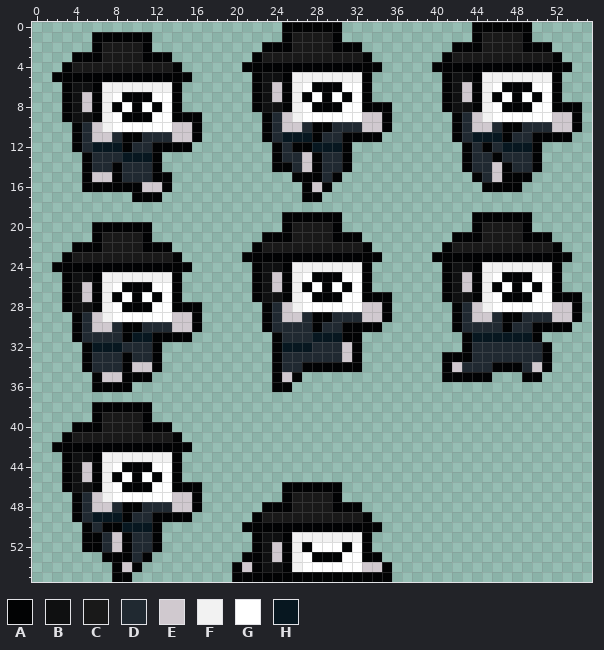
File history of a pixel-art sprite, Assets/dot art/사신.png. The first picture shows the starting point.
The file is 56x56 pixels. Pixels under 10% opacity are left out. Colours within 5 levels of each other are drawn and written as one.
Palette (. is transparent): A #020304  B #0f1011  C #191919  D #202931  E #d0c9cf  F #f2f2f2  G #ffffff  H #071720
The same view after the edit:
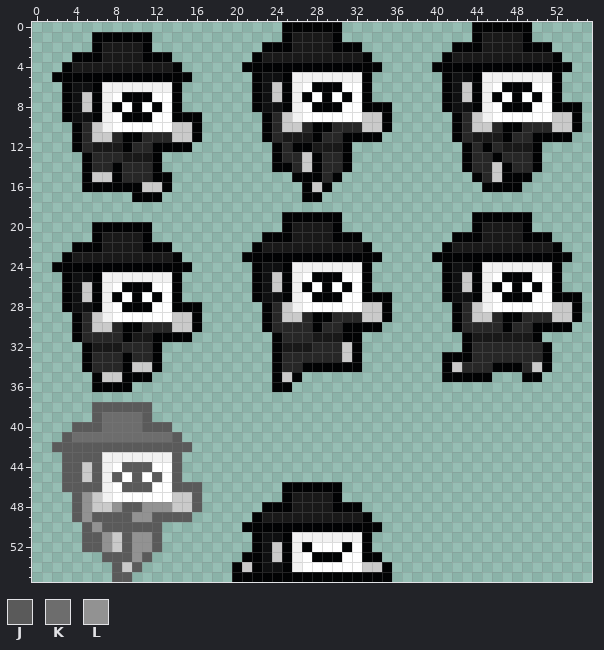
Colours new in this view: J #5a5a5a  K #6d6d6d  L #929292
Change:
colour D: #202931 -> #272727
colour E: #d0c9cf -> #cacaca
Changed rows in their new state; - is a pixel that keeps its letter.
first column x 6:
11 -------------------CCC----------------CCC---
12 CCC-------------------CCC----------------CCC
13 ---CCC--------------------------------------
first column x 6:
31 ----CC----------------CCC-------------CCCCCC
32 CCC----------------CCC----------------------
first column x 2:
38 ----JJJJJJ-----
39 ----JKKKKJ-----
40 --JJJKKKKJJJ---
41 -JKKKKKKKKKKJ--
42 JJJJJJJJJJJJJJ-
43 -JJJJ-------J--
44 -JJ-J--JJJ--J--
45 -JJ-J-J-J-J-J--
46 -JJJJ--JJJ--JJJ
47 --JL----------J
48 --JL--LJJLLL--J
49 --JLJJJJLLJJJJ-
50 ---JLJJJJJJ----
51 ---JJL-JLLJ----
52 ---JJL-JLLJ----
53 -----JJJLJ-----
54 ------J-J------
55 ------JJ-------
Boxes around the changes in both pictures, in picture pixels (x1, y1, x2, y2):
changed: (272, 82, 382, 192)
changed: (462, 82, 572, 182)
changed: (82, 92, 192, 192)
changed: (272, 272, 382, 382)
changed: (452, 272, 572, 372)
changed: (52, 282, 202, 582)
changed: (242, 542, 282, 572)
changed: (362, 562, 382, 572)
